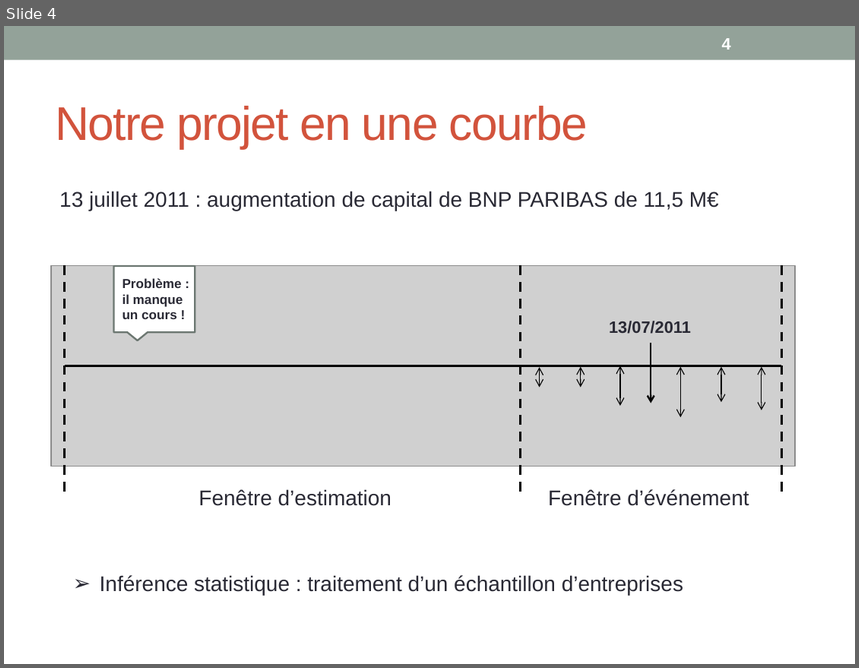
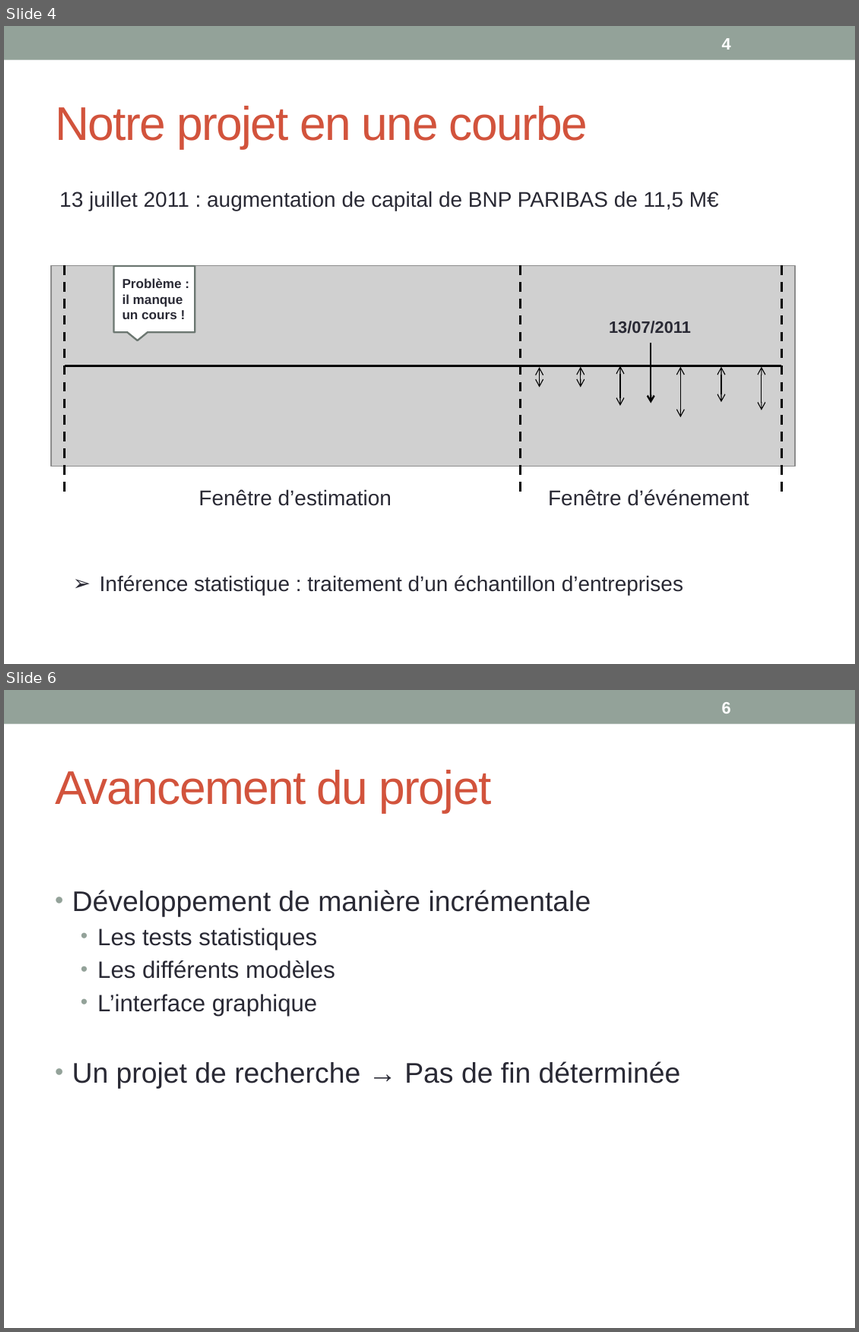
Before and after one commit to margotj38/Projet_de_spe, a slide deck: Sheme.pptx. Shown one above the other, each under a label of ours: slide 4 before the commit, slides 4 and 6 after it; the slides between them are not shown. The pictures are 859x668 and 859x1332 pixels, drawn with LibreOffice and Linux fonts; fonts in the diff are those of the drawing; grey boxes stand for pictures. Boxes give left, top, right and bottom in pixels: in the first picture for what was removed or moved away, otherwise in the second. Text is boxed around its words. In the diff, an @@ line names an element or a change of style, - is before the commit and + after.

```diff
--- a/Sheme.pptx
+++ b/Sheme.pptx
@@ slide 6 added at (x1=4, y1=690, x2=855, y2=1328), background #FFFFFF; not listed: 1 template element that a slide beside it also shows @@
@@ page number added at (x1=722, y1=702, x2=731, y2=714), 14 pt, text #FFFFFF, bold @@
+6
@@ title added at (x1=55, y1=770, x2=492, y2=813), 40 pt, text #D2533C @@
+Avancement du projet
@@ text added at (x1=72, y1=890, x2=681, y2=1089), 24 pt, text #292934 @@
+• Développement de manière incrémentale
+  • Les tests statistiques
+  • Les différents modèles
+  • L’interface graphique
+• Un projet de recherche → Pas de fin déterminée
```
Also in this commit, not shown: 1 slide changed, 3 other slides added.
